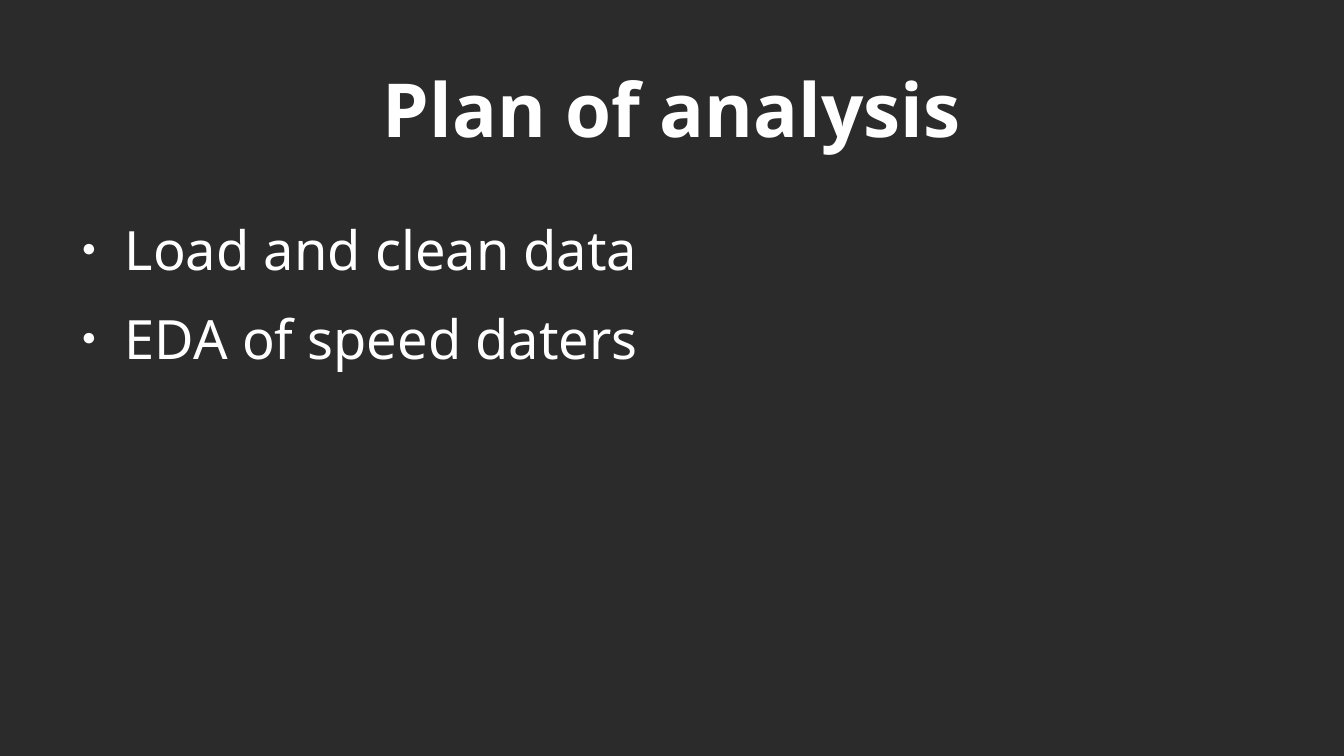
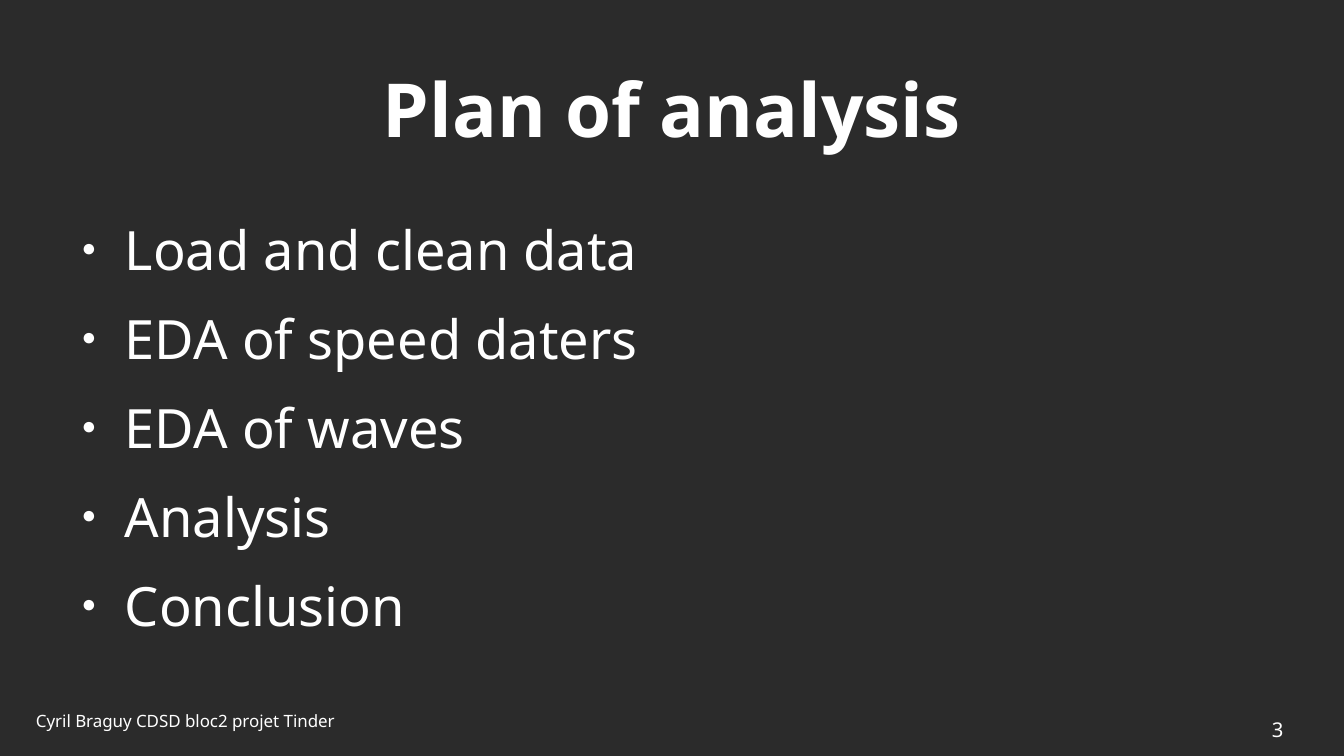
Before and after one commit to cyrilbraguy/Bl2_Tinder, a slide deck: slide 3 of doc/Braguy_CDSD_bl2_tinder.odp. Drawn at 1344x756 pixels with LibreOffice and Linux fonts; fonts in the diff are those of the drawing; background and template pictures are left out; a plain dark background stands for a picture behind light text. Boxes give left, top, right and bottom in pixels: in the first picture for what was removed or moved away, otherwise in the second. Text is boxed around its words. In the diff, an @@ line names an element or a change of style, - is before the commit and + after.

```diff
--- a/doc/Braguy_CDSD_bl2_tinder.odp
+++ b/doc/Braguy_CDSD_bl2_tinder.odp
@@ text at box(125, 406, 465, 627): paragraphs added @@
+● EDA of waves
+● Analysis
+● Conclusion
@@ text added at box(36, 714, 335, 731), 10 pt, text #FFFFFF @@
+Cyril Braguy CDSD bloc2 projet Tinder
@@ page number added at box(1272, 722, 1284, 737), 12 pt, text #FFFFFF @@
+3
```
Also in this commit, not shown: 14 other slides changed, 1 slide added, 3 other files.
